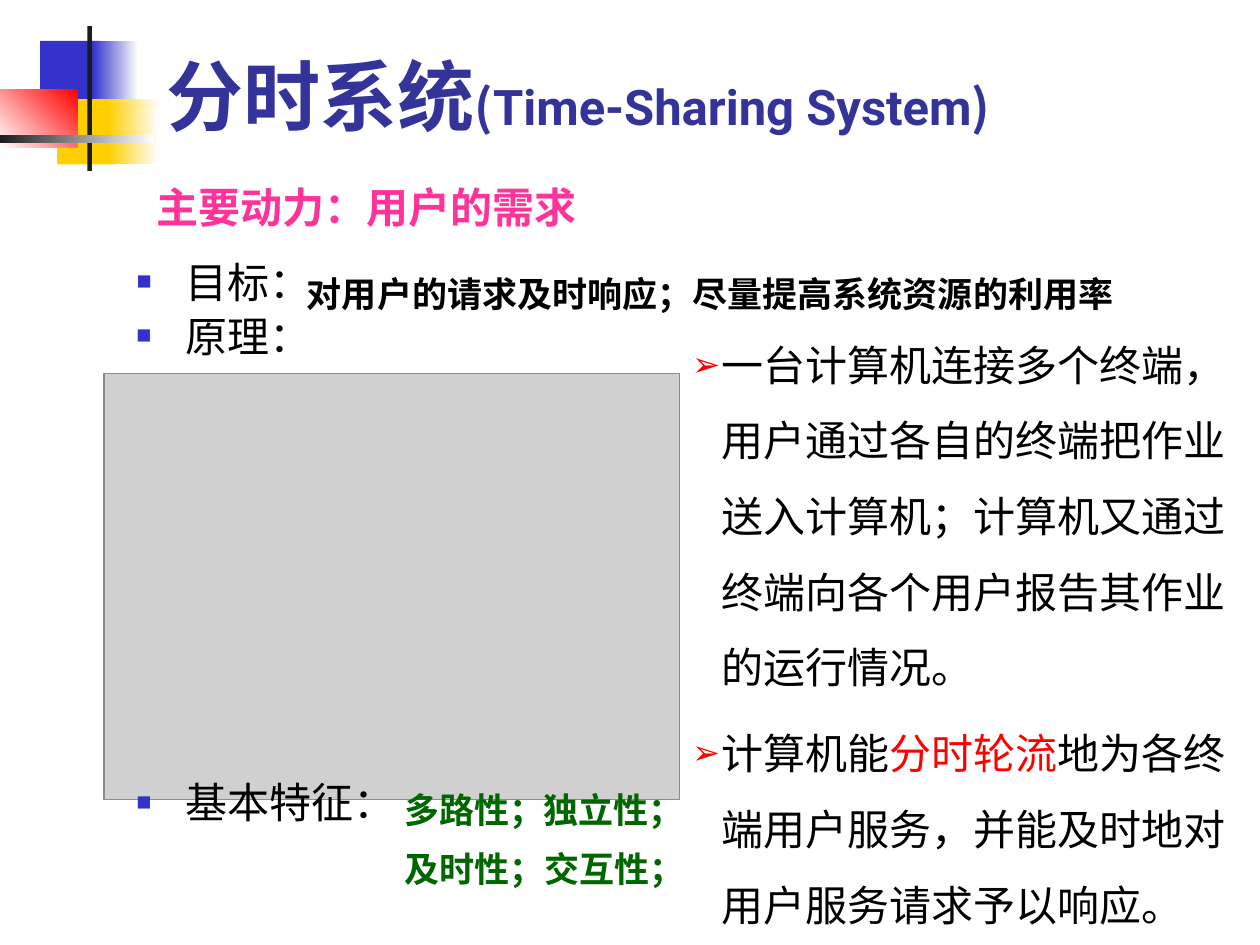
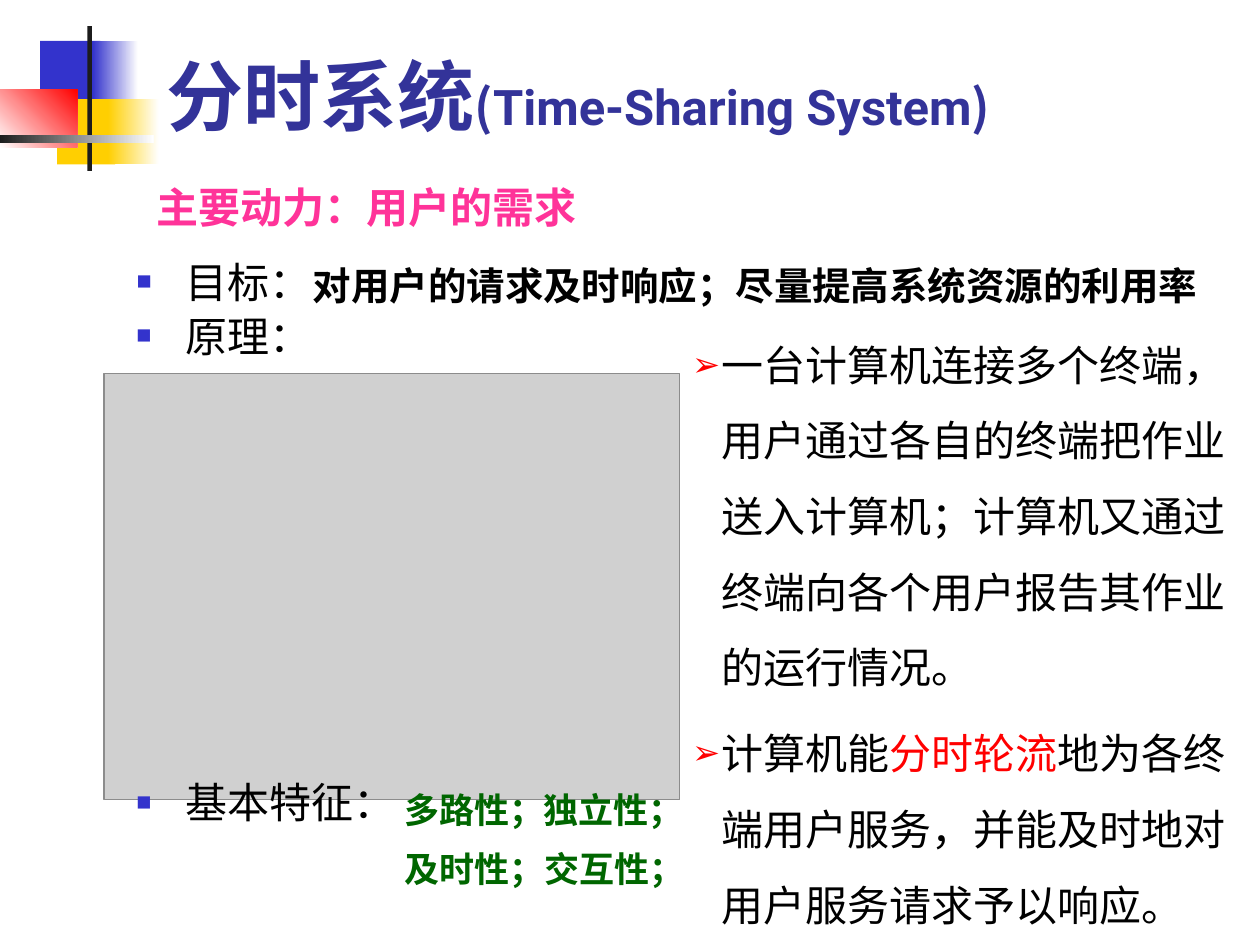
Before and after one commit to edu2act/course-OS, a slide deck: slide 24 of materials/slides/OS_Chap 1.ppt. Drawn at 1260x945 pixels with LibreOffice and Linux fonts; fonts in the diff are those of the drawing; grey boxes stand for pictures. Boxes give left, top, right and bottom in pixels: in the first picture for what was removed or moved away, otherwise in the second. Text is boxed around its words. In the diff, an @@ line names an element or a change of style, - is before the commit and + after.

```diff
--- a/materials/slides/OS_Chap 1.ppt
+++ b/materials/slides/OS_Chap 1.ppt
@@ text "对用户的请求及时响应；尽量提高系统资源的利用率": place and size @@
-text "对用户的请求及时响应；尽量提高系统资源的利用率" at (307, 277, 1113, 313)
+text "对用户的请求及时响应；尽量提高系统资源的利用率" at (313, 267, 1197, 307)
@@ text "对用户的请求及时响应；尽量提高系统资源的利用率" at (313, 267, 1197, 307): size 20 to 22 pt @@
```
Also in this commit, not shown: 1 other slide changed, 2 other files.
